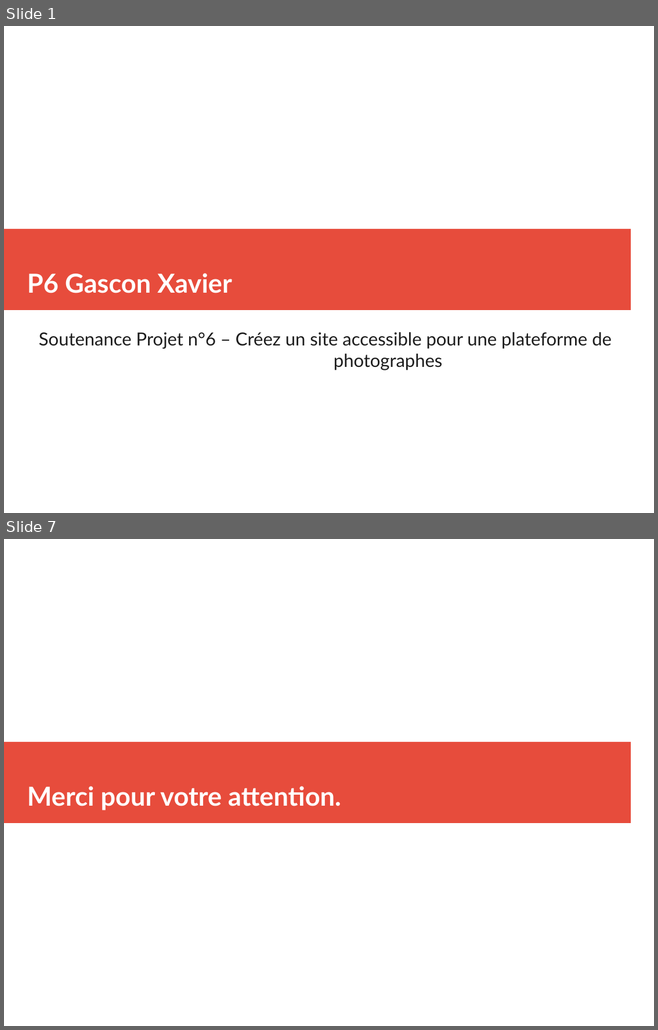
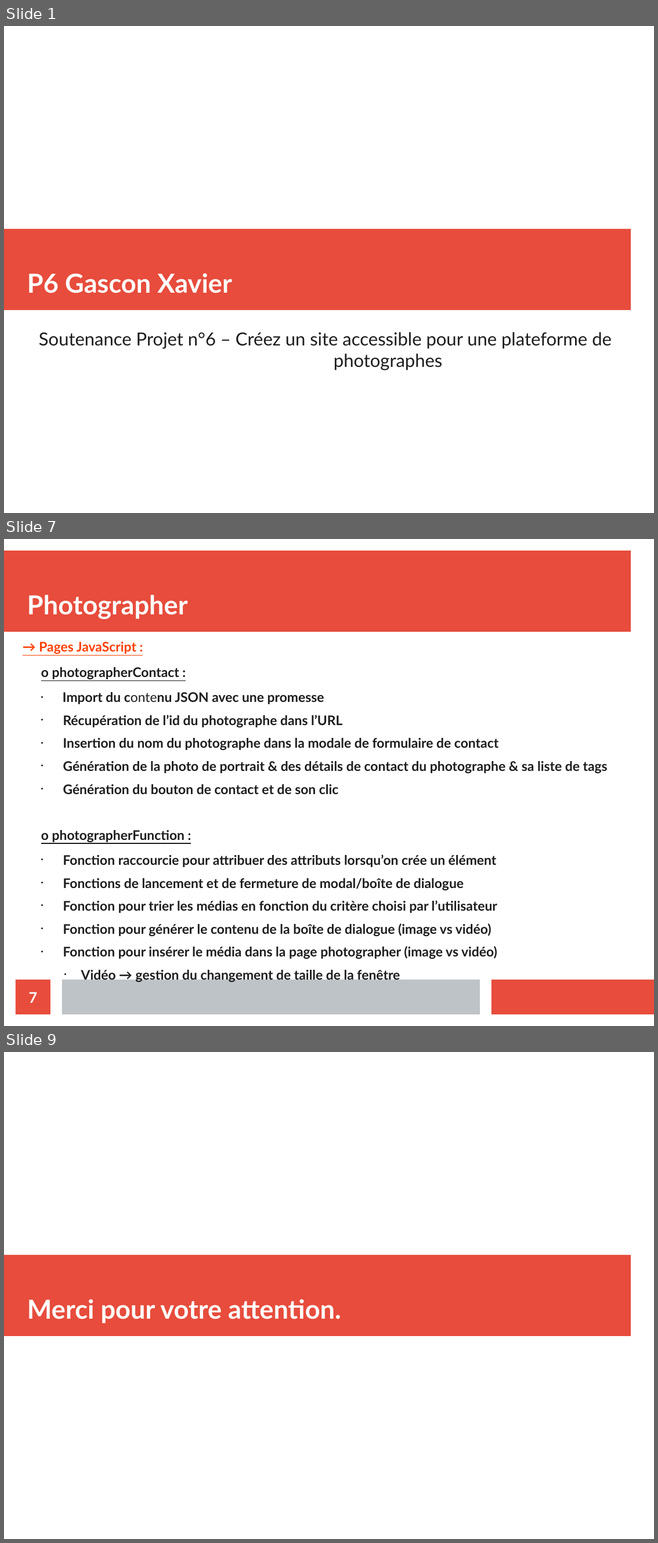
Before and after one commit to xgascon/P6_Fisheye, a slide deck: Présentation P6_XavierGascon.odp. Shown one above the other, each under a label of ours: slides 1 and 7 before the commit, slides 1, 7 and 9 after it; the slides between them are not shown. The pictures are 658x1030 and 658x1543 pixels, drawn with LibreOffice and Linux fonts; fonts in the diff are those of the drawing. Boxes give left, top, right and bottom in pixels: in the first picture for what was removed or moved away, otherwise in the second. Text is boxed around its words. In the diff, an @@ line names an element or a change of style, - is before the commit and + after.

Commit message:
contact form verfi before send & clean code

```diff
--- a/Présentation P6_XavierGascon.odp
+++ b/Présentation P6_XavierGascon.odp
@@ slide 7 added at bbox=[4, 539, 654, 1026], background #FFFFFF @@
@@ rectangle added at bbox=[4, 551, 630, 632], fill #E74C3C @@
@@ title added at bbox=[27, 595, 188, 619], 32 pt, text #FFFFFF, bold @@
+Photographer
@@ text added at bbox=[39, 642, 607, 980], 16.2 pt, text #1C1C1C, bold @@
+→ Pages JavaScript :
+  o photographerContact :
+    • Import du contenu JSON avec une promesse
+    • Récupération de l’id du photographe dans l’URL
+    • Insertion du nom du photographe dans la modale de formulaire de contact
+    • Génération de la photo de portrait & des détails de contact du photographe & sa liste de tags
+    • Génération du bouton de contact et de son clic
+  o photographerFunction :
+    • Fonction raccourcie pour attribuer des attributs lorsqu’on crée un élément
+    • Fonctions de lancement et de fermeture de modal/boîte de dialogue
+    • Fonction pour trier les médias en fonction du critère choisi par l’utilisateur
+    • Fonction pour générer le contenu de la boîte de dialogue (image vs vidéo)
+    • Fonction pour insérer le média dans la page photographer (image vs vidéo)
+      • Vidéo → gestion du changement de taille de la fenêtre
@@ page number added at bbox=[16, 980, 50, 1015], fill #E74C3C, 18 pt, text #FFFFFF, bold @@
+7
@@ rectangle added at bbox=[62, 980, 480, 1015], fill #BDC3C7 @@
@@ rectangle added at bbox=[492, 980, 654, 1015], fill #E74C3C @@
@@ what was slide 7 is now slide 9 @@
```
Also in this commit, not shown: 1 slide changed, 5 other slides added, 1 slide removed, 10 other files.
